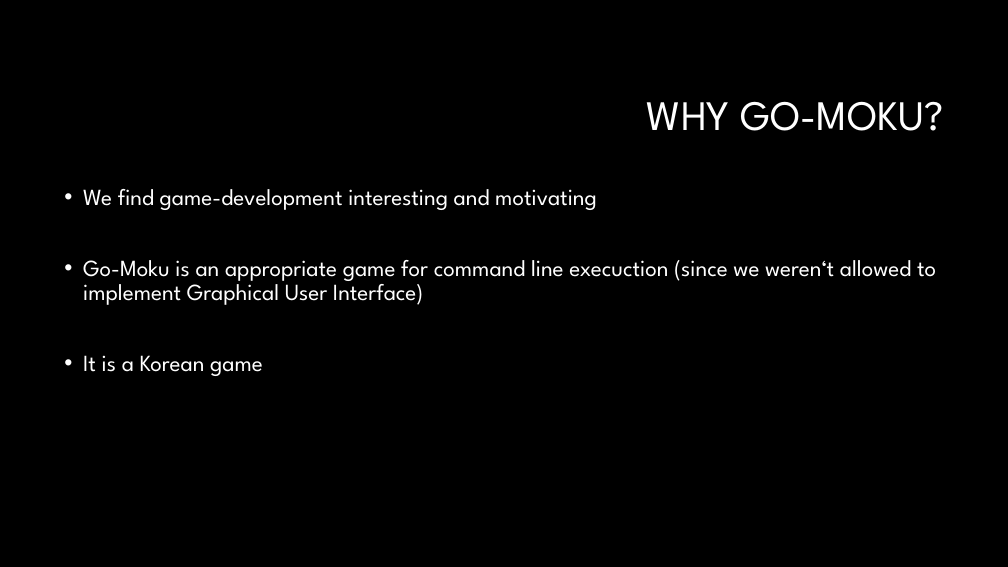
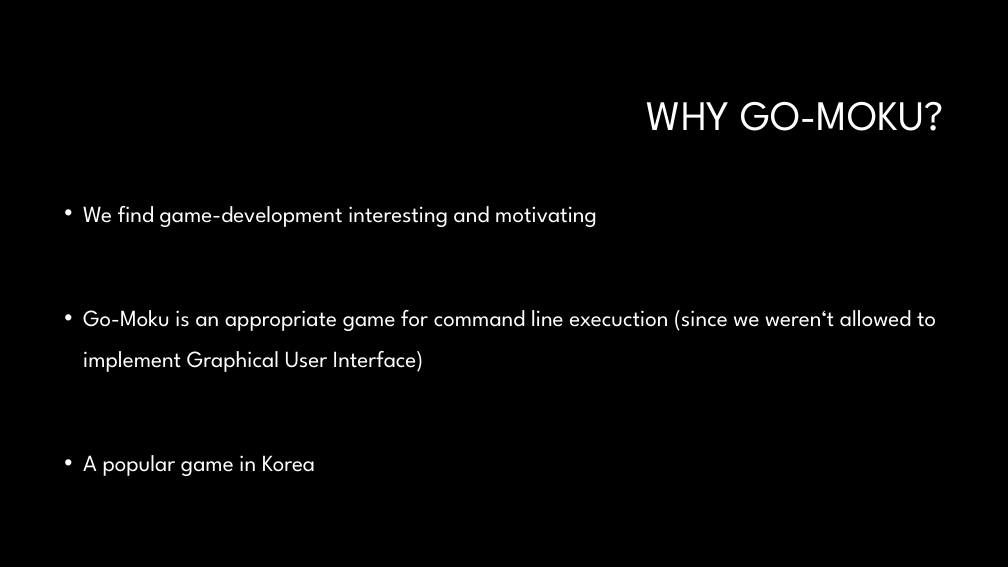
Before and after one commit to SimenSverdrup/Gomoku, a slide deck: slide 2 of Presentation-Gomoku.pptx. Drawn at 1008x567 pixels with LibreOffice and Linux fonts; fonts in the diff are those of the drawing; background and template pictures are left out. Boxes give left, top, right and bottom in pixels: in the first picture for what was removed or moved away, otherwise in the second. Text is boxed around its words. In the diff, an @@ line names an element or a change of style, - is before the commit and + after.

```diff
--- a/Presentation-Gomoku.pptx
+++ b/Presentation-Gomoku.pptx
@@ text at <box>83,206,936,372</box>: line spacing 0.9 to 1.5 @@
@@ text at <box>83,455,315,476</box>: text changed @@
-• It is a Korean game
+• A popular game in Korea
```
Also in this commit, not shown: 2 other slides changed, 1 slide added.
